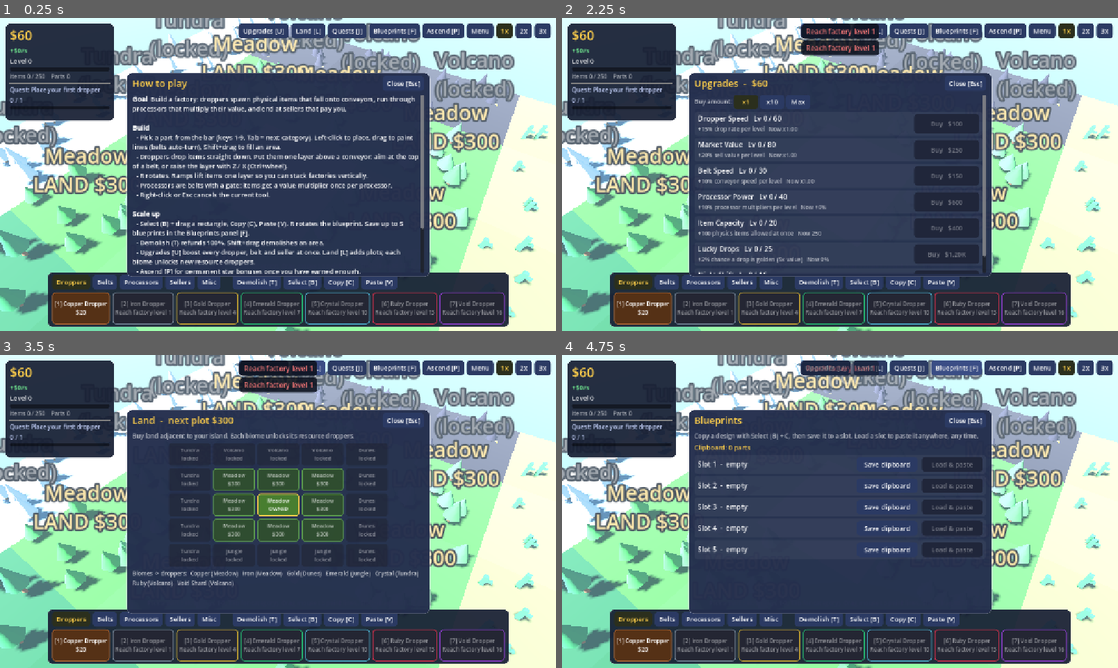
Above: before the commit, frames 1-4 (two rows, left to right).
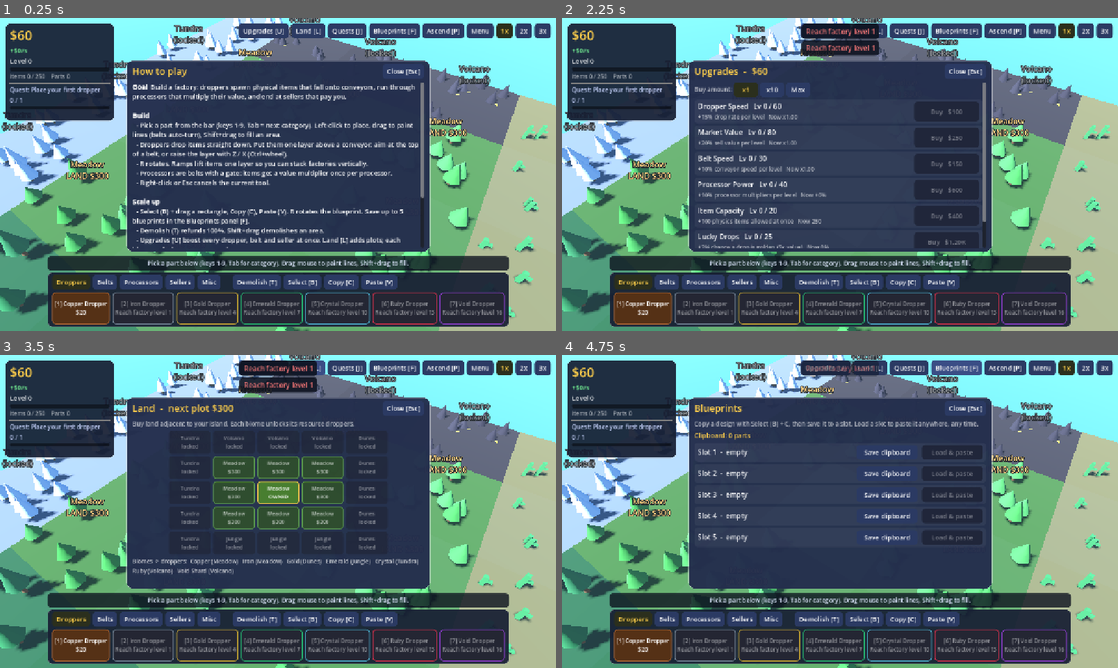
Above: after the commit, the same moments.

Repository: NeekBot5000/factory
Game: Godot game, scene res://scenes/Main.tscn
The game is run twice, just before and just after one commit, with the same random seed, the same clock (stepped at 60 frames per second) and the same inputs.
Inputs:
- Up to frame 1 (0.25 s): no input
- Up to frame 2 (2.25 s): click "[2] Iron Dropper Reach factor…" at 0.5 s; click "[2] Iron Dropper Reach factor…" at 1.25 s; click "Upgrades [U]" at 2 s
- Up to frame 3 (3.5 s): click "Land [L]" at 2.75 s
- Up to frame 4 (4.75 s): click "Quests [J]" at 3.5 s; click "Blueprints [F]" at 4.25 s

The runs differ from the first frame. In frame 1, 54% of the frame differs, in the area x 0-100%, y 0-100%; in frame 2, 50%; in frame 3, 53%; in frame 4, 49%.

Commit message:
Add screenshot + interaction tests, fixes

Diff:
--- a/scripts/Hud.gd
+++ b/scripts/Hud.gd
@@ -220,6 +220,7 @@
 	root.add_child(v)
 	info_lbl = _label("", 14, Color("dfe8ff"))
 	info_lbl.horizontal_alignment = HORIZONTAL_ALIGNMENT_CENTER
+	info_lbl.add_theme_stylebox_override("normal", _flat(Color(0.05, 0.07, 0.12, 0.8), 8, 10))
 	v.add_child(info_lbl)
 	var p := PanelContainer.new()
 	v.add_child(p)
@@ -243,7 +244,9 @@
 	modal.anchor_bottom = 0.5
 	modal.grow_horizontal = Control.GROW_DIRECTION_BOTH
 	modal.grow_vertical = Control.GROW_DIRECTION_BOTH
-	modal.custom_minimum_size = Vector2(700, 470)
+	modal.custom_minimum_size = Vector2(700, 440)
+	modal.anchor_top = 0.44
+	modal.anchor_bottom = 0.44
 	modal.add_theme_stylebox_override("panel", _flat(C_BG2, 14, 14, Color(1, 1, 1, 0.12), 1))
 	modal.visible = false
 	root.add_child(modal)
@@ -312,6 +315,7 @@
 	else:
 		tip.visible = true
 		tip.text = text
+		tip.reset_size()
 		var mp := root.get_local_mouse_position()
 		tip.position = mp + Vector2(18, 18)
 
--- a/scripts/Part.gd
+++ b/scripts/Part.gd
@@ -196,7 +196,7 @@
 func _build_dropper() -> void:
 	var r: Dictionary = Defs.RESOURCES[def.res]
 	var c: Color = r.color
-	var body_m := Meshes.mat(Color("3b4256"), 0.0, 0.6)
+	var body_m := Meshes.mat(Color("3b4256").lerp(c, 0.35), 0.0, 0.6)
 	var post_m := Meshes.mat(Color("586079"))
 	for sx in [-1, 1]:
 		for sz in [-1, 1]:
--- a/scripts/Terrain.gd
+++ b/scripts/Terrain.gd
@@ -66,9 +66,9 @@
 	lbl.billboard = BaseMaterial3D.BILLBOARD_ENABLED
 	lbl.no_depth_test = true
 	lbl.fixed_size = true
-	lbl.pixel_size = 0.0016
-	lbl.font_size = 40
-	lbl.outline_size = 14
+	lbl.pixel_size = 0.0007
+	lbl.font_size = 36
+	lbl.outline_size = 12
 	lbl.position = Vector3(0, 2.6, 0)
 	lbl.render_priority = 3
 	root.add_child(lbl)
--- a/scripts/World.gd
+++ b/scripts/World.gd
@@ -64,17 +64,17 @@
 	sky.sky_material = sm
 	env.sky = sky
 	env.ambient_light_source = Environment.AMBIENT_SOURCE_SKY
-	env.ambient_light_energy = 0.85
-	env.tonemap_mode = Environment.TONE_MAPPER_FILMIC
+	env.ambient_light_energy = 0.5
+	env.tonemap_mode = Environment.TONE_MAPPER_LINEAR
 	env.fog_enabled = true
 	env.fog_light_color = Color("cfe6ff")
-	env.fog_density = 0.0035
+	env.fog_density = 0.0012
 	var we := WorldEnvironment.new()
 	we.environment = env
 	add_child(we)
 	_sun = DirectionalLight3D.new()
 	_sun.rotation_degrees = Vector3(-50, -38, 0)
-	_sun.light_energy = 1.2
+	_sun.light_energy = 1.25
 	_sun.shadow_enabled = bool(Game.settings.shadows)
 	_sun.directional_shadow_mode = DirectionalLight3D.SHADOW_ORTHOGONAL
 	_sun.directional_shadow_max_distance = 70.0
--- /dev/null
+++ b/tests/Interact.gd
@@ -0,0 +1,119 @@
+extends Node
+## Simulates mouse + keyboard input against the real builder (needs xvfb for a viewport).
+var world: Node
+var step := 0
+var t := 0.0
+var ok := true
+
+
+func _ready() -> void:
+	Game.save_enabled = false
+	world = load("res://scripts/World.gd").new()
+	add_child(world)
+	await get_tree().process_frame
+	Game.money = 10000.0
+	world.hud.close_panel()
+
+
+func _mouse(pos: Vector2) -> void:
+	var e := InputEventMouseMotion.new()
+	e.position = pos
+	e.global_position = pos
+	Input.parse_input_event(e)
+
+
+func _click(pos: Vector2, pressed: bool) -> void:
+	var e := InputEventMouseButton.new()
+	e.button_index = MOUSE_BUTTON_LEFT
+	e.pressed = pressed
+	e.position = pos
+	e.global_position = pos
+	Input.parse_input_event(e)
+
+
+func _key(k: Key) -> void:
+	for pr in [true, false]:
+		var e := InputEventKey.new()
+		e.keycode = k
+		e.physical_keycode = k
+		e.pressed = pr
+		Input.parse_input_event(e)
+
+
+func _check(cond: bool, msg: String) -> void:
+	print(("PASS " if cond else "FAIL ") + msg)
+	if not cond:
+		ok = false
+
+
+func _process(delta: float) -> void:
+	t += delta
+	var center := get_viewport().get_visible_rect().size * 0.5
+	match step:
+		0:
+			if t > 1.0:
+				_key(KEY_2)   # category droppers: slot 2 -> iron? (not unlocked) use belts instead
+				step = 1
+		1:
+			if t > 1.3:
+				world.builder.select_part("conveyor")
+				_mouse(center)
+				step = 2
+		2:
+			if t > 1.8:
+				_check(world.builder.hover_ok, "hover raycast hits ground (cell %s)" % str(world.builder.hover_cell))
+				_click(center, true)
+				_click(center, false)
+				step = 3
+		3:
+			if t > 2.2:
+				_check(world.parts.size() == 1, "click placed a conveyor (parts=%d)" % world.parts.size())
+				# drag paint a line
+				_mouse(center + Vector2(-120, 0))
+				step = 4
+		4:
+			if t > 2.5:
+				_click(center + Vector2(-120, 0), true)
+				step = 5
+		5:
+			if t > 2.6:
+				_mouse(center + Vector2(-60, 0))
+				step = 6
+		6:
+			if t > 2.8:
+				_mouse(center + Vector2(60, 0))
+				step = 7
+		7:
+			if t > 3.0:
+				_click(center + Vector2(60, 0), false)
+				_check(world.parts.size() > 3, "drag painted multiple belts (parts=%d)" % world.parts.size())
+				# demolish
+				_key(KEY_T)
+				step = 8
+		8:
+			if t > 3.3:
+				_check(world.builder.mode == "demolish", "T enters demolish mode")
+				var before: int = world.parts.size()
+				_mouse(center)
+				step = 9
+		9:
+			if t > 3.6:
+				var before: int = world.parts.size()
+				_click(center, true)
+				_click(center, false)
+				step = 10
+		10:
+			if t > 3.9:
+				_check(world.parts.size() < 5, "demolish removed a part (parts=%d)" % world.parts.size())
+				_key(KEY_ESCAPE)
+				step = 11
+		11:
+			if t > 4.2:
+				_check(world.builder.mode == "none", "Esc cancels tool")
+				_key(KEY_U)
+				step = 12
+		12:
+			if t > 4.5:
+				_check(world.hud.modal.visible and world.hud.panel_name == "upgrades", "U opens upgrades")
+				print("INTERACT RESULT: ", "PASS" if ok else "FAIL")
+				get_tree().quit(0 if ok else 1)
--- /dev/null
+++ b/tests/Interact.tscn
@@ -0,0 +1,6 @@
+[gd_scene load_steps=2 format=3]
+
+[ext_resource type="Script" path="res://tests/Interact.gd" id="1"]
+
+[node name="Interact" type="Node"]
+script = ExtResource("1")
--- /dev/null
+++ b/tests/Shot.gd
@@ -0,0 +1,83 @@
+extends Node
+## Renders screenshots of a demo factory. Run under xvfb:
+##   xvfb-run -a godot --path . res://tests/Shot.tscn --rendering-driver opengl3 --resolution 1280x720
+
+var world: Node
+var step := 0
+var t := 0.0
+var out_dir := "res://tests/shots"
+
+
+func _ready() -> void:
+	Game.save_enabled = false
+	DirAccess.make_dir_recursive_absolute(ProjectSettings.globalize_path(out_dir))
+	world = load("res://scripts/World.gd").new()
+	add_child(world)
+	await get_tree().process_frame
+	Game.money = 5e5
+	Game.lifetime = 1e5
+	Game.level = Game.level_for(Game.lifetime)
+	for i in range(-1, 2):
+		for j in range(-1, 2):
+			Game.plots[Vector2i(i, j)] = true
+	Game.plots_changed.emit()
+	for id in Defs.PARTS:
+		if Game.level >= int(Defs.PARTS[id].level):
+			Game.unlocked[id] = true
+	Game.unlocks_changed.emit()
+	_build_demo()
+	world.hud.close_panel()
+
+
+func _build_demo() -> void:
+	# 8 parallel lines heading east into a collector column
+	for k in 8:
+		var z := -7 + k * 2
+		var res := "dropper_copper" if k % 2 == 0 else "dropper_iron"
+		for x in range(-8, 6):
+			if x == -2:
+				world.place("polisher", Vector3i(x, 0, z), 1)
+			elif x == 1 and k % 2 == 0:
+				world.place("smelter", Vector3i(x, 0, z), 1)
+			else:
+				world.place("conveyor", Vector3i(x, 0, z), 1)
+		world.place(res, Vector3i(-7, 1, z), 1)
+		world.place(res, Vector3i(-5, 1, z), 1)
+		world.place("seller2", Vector3i(6, 0, z), 1)
+	world.place("platform", Vector3i(-10, 0, -7), 0)
+	world.place("platform", Vector3i(-10, 1, -7), 0)
+
+
+func _process(delta: float) -> void:
+	t += delta
+	var rig: CameraRig = world.rig
+	if step == 0 and t > 6.0:
+		_snap("01_overview")
+		rig._t_dist = 12.0
+		rig._t_focus = Vector3(0, 0, -4)
+		rig._t_yaw = 60.0
+		rig._t_pitch = 35.0
+		step = 1
+	elif step == 1 and t > 8.5:
+		_snap("02_closeup")
+		world.hud.open_panel("upgrades")
+		step = 2
+	elif step == 2 and t > 9.2:
+		_snap("03_upgrades")
+		world.hud.open_panel("land")
+		step = 3
+	elif step == 3 and t > 9.8:
+		_snap("04_land")
+		world.hud.close_panel()
+		world.builder.select_part("polisher")
+		step = 4
+	elif step == 4 and t > 10.6:
+		_snap("05_building")
+		get_tree().quit()
+
+
+func _snap(name: String) -> void:
+	var img := get_viewport().get_texture().get_image()
+	var path := ProjectSettings.globalize_path("%s/%s.png" % [out_dir, name])
+	img.save_png(path)
+	print("SHOT ", path, " ", img.get_size())
--- /dev/null
+++ b/tests/Shot.tscn
@@ -0,0 +1,6 @@
+[gd_scene load_steps=2 format=3]
+
+[ext_resource type="Script" path="res://tests/Shot.gd" id="1"]
+
+[node name="Shot" type="Node"]
+script = ExtResource("1")
